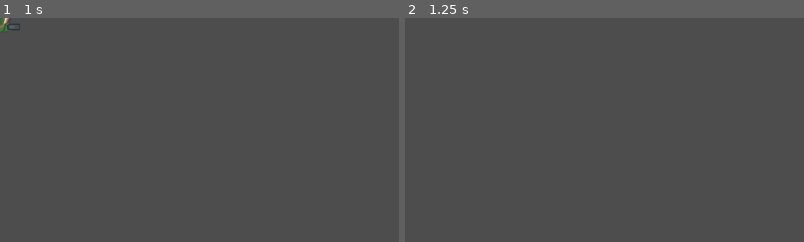
Above: before the commit, frames 1-2 (left to right).
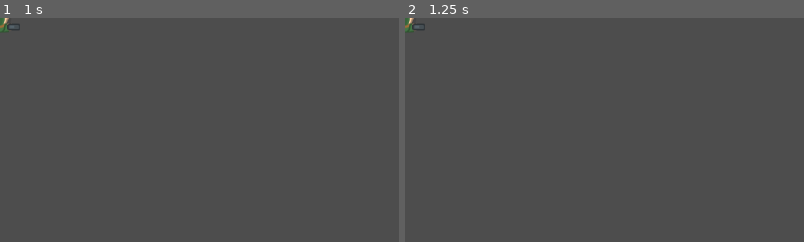
Above: after the commit, the same moments.

Repository: ZeromaXHe/MyGitRepository
Game: Godot game, scene res://scenes/actor.tscn
Two runs of this game, one before a commit and one after it. Both use one fixed random seed, a clock stepped at 60 frames per second and the inputs below. This scene is started directly instead of the project's main scene.
Inputs (mouse positions are % of the whole screen's width and height, from its top left):
- Up to frame 1 (1 s): tap Enter at 0.5 s; move the mouse to (72, 45) at 0.52 s; press the mouse at (72, 45) at 0.53 s; hold D (right) from 0.53 s (still down); tap 1 (weapon_1) at 0.8 s
- Up to frame 2 (1.25 s): keep holding D (right)
The pictures show only the part of the screen within x 0-50%, y 0-50%; the shares and areas given below are measured in that part.

Frame 1 is identical in both runs. In frame 2, 0.1% of the frame differs, in the area x 0-6%, y 0-7%.

Commit message:
refactor(GodotDemo): GodotProjects 俯视角射击游戏 - Actor 和 Weapon 继承和组成关系调整（玩家、AI、动画播放、镜头坐标等）

Diff:
--- a/GodotDemo/GodotProjects/scenes/actor.tscn
+++ b/GodotDemo/GodotProjects/scenes/actor.tscn
@@ -1,8 +1,7 @@
-[gd_scene load_steps=10 format=3 uid="uid://d1cvpkf5rhomg"]
+[gd_scene load_steps=9 format=3 uid="uid://d1cvpkf5rhomg"]
 
 [ext_resource type="Script" path="res://scripts/actor.gd" id="1_uderr"]
 [ext_resource type="Texture2D" uid="uid://c7wc44lmsxl26" path="res://assets/top_down_shooter/PNG/Soldier 1/soldier1_hold.png" id="2_c74jg"]
-[ext_resource type="PackedScene" uid="uid://dd70ves4up5d8" path="res://scenes/ai.tscn" id="3_qb8nq"]
 [ext_resource type="PackedScene" uid="uid://cohfrt8h7aasg" path="res://scenes/health.tscn" id="4_hikhf"]
 [ext_resource type="PackedScene" uid="uid://csey2ttus5i7" path="res://scenes/pistol.tscn" id="5_175d1"]
 [ext_resource type="Script" path="res://scripts/weapon_manager.gd" id="6_fcivx"]
@@ -22,13 +21,11 @@
 [node name="CollisionShape2D" type="CollisionShape2D" parent="."]
 shape = SubResource("CapsuleShape2D_mndd7")
 
-[node name="AI" parent="." instance=ExtResource("3_qb8nq")]
-
 [node name="Health" parent="." instance=ExtResource("4_hikhf")]
 
 [node name="Team" parent="." instance=ExtResource("6_huy6s")]
 
-[node name="RemoteTransform2D" type="RemoteTransform2D" parent="."]
+[node name="ActorUiRmtTxfm2D" type="RemoteTransform2D" parent="."]
 update_rotation = false
 update_scale = false
 
--- a/GodotDemo/GodotProjects/scenes/ally.tscn
+++ b/GodotDemo/GodotProjects/scenes/ally.tscn
@@ -1,13 +1,19 @@
-[gd_scene load_steps=3 format=3 uid="uid://x7hj3iuxjcjm"]
+[gd_scene load_steps=4 format=3 uid="uid://x7hj3iuxjcjm"]
 
 [ext_resource type="PackedScene" uid="uid://d1cvpkf5rhomg" path="res://scenes/actor.tscn" id="1_18lxb"]
 [ext_resource type="Texture2D" uid="uid://bke3jih5i35mr" path="res://assets/top_down_shooter/PNG/Woman Green/womanGreen_hold.png" id="2_u1smu"]
+[ext_resource type="PackedScene" uid="uid://dd70ves4up5d8" path="res://scenes/ai.tscn" id="3_uevcm"]
 
-[node name="Actor" instance=ExtResource("1_18lxb")]
+[node name="Ally" instance=ExtResource("1_18lxb")]
 
 [node name="BodyImg" parent="." index="0"]
 texture = ExtResource("2_u1smu")
 
+[node name="AI" parent="." index="3" instance=ExtResource("3_uevcm")]
+
 [node name="Team" parent="." index="4"]
 side = 1
 character = 2
+
+[connection signal="property_list_changed" from="WeaponManager/SubMachineGun" to="WeaponManager/SubMachineGun" method="_on_property_list_changed" flags=18]
+[connection signal="property_list_changed" from="WeaponManager/Pistol" to="WeaponManager/Pistol" method="_on_property_list_changed" flags=18]
--- a/GodotDemo/GodotProjects/scenes/enemy.tscn
+++ b/GodotDemo/GodotProjects/scenes/enemy.tscn
@@ -1,13 +1,16 @@
-[gd_scene load_steps=3 format=3 uid="uid://prnpx64ldh62"]
+[gd_scene load_steps=4 format=3 uid="uid://prnpx64ldh62"]
 
 [ext_resource type="PackedScene" uid="uid://d1cvpkf5rhomg" path="res://scenes/actor.tscn" id="1_a6xq1"]
 [ext_resource type="Texture2D" uid="uid://dyb4jamce3we7" path="res://assets/top_down_shooter/PNG/Survivor 1/survivor1_hold.png" id="2_v2r1y"]
+[ext_resource type="PackedScene" uid="uid://dd70ves4up5d8" path="res://scenes/ai.tscn" id="3_2byif"]
 
 [node name="Actor" instance=ExtResource("1_a6xq1")]
 
 [node name="BodyImg" parent="." index="0"]
 texture = ExtResource("2_v2r1y")
 
+[node name="AI" parent="." index="3" instance=ExtResource("3_2byif")]
+
 [node name="Team" parent="." index="4"]
 side = 2
 character = 3
--- a/GodotDemo/GodotProjects/scenes/pistol.tscn
+++ b/GodotDemo/GodotProjects/scenes/pistol.tscn
@@ -1,9 +1,81 @@
-[gd_scene load_steps=3 format=3 uid="uid://csey2ttus5i7"]
+[gd_scene load_steps=6 format=3 uid="uid://csey2ttus5i7"]
 
 [ext_resource type="PackedScene" uid="uid://x8xciy0vnhyb" path="res://scenes/weapon.tscn" id="1_1k88s"]
 [ext_resource type="Texture2D" uid="uid://b2u7bjyw886p7" path="res://assets/top_down_shooter/PNG/weapon_gun.png" id="2_ckjke"]
+
+[sub_resource type="Animation" id="Animation_l7xh5"]
+resource_name = "reload"
+tracks/0/type = "value"
+tracks/0/imported = false
+tracks/0/enabled = true
+tracks/0/path = NodePath("Gun:rotation")
+tracks/0/interp = 1
+tracks/0/loop_wrap = true
+tracks/0/keys = {
+"times": PackedFloat32Array(0, 0.5, 1),
+"transitions": PackedFloat32Array(1, 1, 1),
+"update": 0,
+"values": [0.0, -1.5708, 0.0]
+}
+tracks/1/type = "method"
+tracks/1/imported = false
+tracks/1/enabled = true
+tracks/1/path = NodePath(".")
+tracks/1/interp = 1
+tracks/1/loop_wrap = true
+tracks/1/keys = {
+"times": PackedFloat32Array(1),
+"transitions": PackedFloat32Array(1),
+"values": [{
+"args": [],
+"method": &"_end_reload"
+}]
+}
+
+[sub_resource type="Animation" id="Animation_1uvsr"]
+resource_name = "muzzle_flash"
+length = 0.1
+tracks/0/type = "value"
+tracks/0/imported = false
+tracks/0/enabled = true
+tracks/0/path = NodePath("MuzzleFlash:visible")
+tracks/0/interp = 1
+tracks/0/loop_wrap = true
+tracks/0/keys = {
+"times": PackedFloat32Array(0, 0.1),
+"transitions": PackedFloat32Array(1, 1),
+"update": 1,
+"values": [true, false]
+}
+tracks/1/type = "value"
+tracks/1/imported = false
+tracks/1/enabled = true
+tracks/1/path = NodePath("MuzzleFlash:scale")
+tracks/1/interp = 1
+tracks/1/loop_wrap = true
+tracks/1/keys = {
+"times": PackedFloat32Array(0, 0.1),
+"transitions": PackedFloat32Array(1, 1),
+"update": 0,
+"values": [Vector2(1, 1), Vector2(0.3, 1.2)]
+}
+
+[sub_resource type="AnimationLibrary" id="AnimationLibrary_kc0ws"]
+_data = {
+"muzzle_flash": SubResource("Animation_1uvsr"),
+"reload": SubResource("Animation_l7xh5")
+}
 
 [node name="Pistol" instance=ExtResource("1_1k88s")]
 
 [node name="Gun" parent="." index="0"]
 texture = ExtResource("2_ckjke")
+
+[node name="MuzzleFlash" parent="." index="3"]
+visible = true
+scale = Vector2(1, 1)
+
+[node name="AnimationPlayer" type="AnimationPlayer" parent="." index="4"]
+libraries = {
+"": SubResource("AnimationLibrary_kc0ws")
+}
--- a/GodotDemo/GodotProjects/scenes/player.tscn
+++ b/GodotDemo/GodotProjects/scenes/player.tscn
@@ -1,9 +1,13 @@
-[gd_scene load_steps=2 format=3 uid="uid://co0nv158p25vk"]
+[gd_scene load_steps=3 format=3 uid="uid://co0nv158p25vk"]
 
 [ext_resource type="PackedScene" uid="uid://d1cvpkf5rhomg" path="res://scenes/actor.tscn" id="1_68kxu"]
+[ext_resource type="Script" path="res://scripts/player.gd" id="2_pdway"]
 
-[node name="Actor" instance=ExtResource("1_68kxu")]
+[node name="Player" instance=ExtResource("1_68kxu")]
+script = ExtResource("2_pdway")
 
-[node name="Team" parent="." index="4"]
+[node name="Team" parent="." index="3"]
 side = 1
 character = 1
+
+[node name="CameraRmtTxfm2D" type="RemoteTransform2D" parent="." index="6"]
--- a/GodotDemo/GodotProjects/scenes/sub_machine_gun.tscn
+++ b/GodotDemo/GodotProjects/scenes/sub_machine_gun.tscn
@@ -1,7 +1,70 @@
-[gd_scene load_steps=3 format=3 uid="uid://c3f6foiqy7yel"]
+[gd_scene load_steps=6 format=3 uid="uid://c3f6foiqy7yel"]
 
 [ext_resource type="PackedScene" uid="uid://x8xciy0vnhyb" path="res://scenes/weapon.tscn" id="1_5qky3"]
 [ext_resource type="Texture2D" uid="uid://b84hemgghk2iv" path="res://assets/top_down_shooter/PNG/weapon_silencer.png" id="2_yr4ua"]
+
+[sub_resource type="Animation" id="Animation_bwqlb"]
+resource_name = "reload"
+tracks/0/type = "value"
+tracks/0/imported = false
+tracks/0/enabled = true
+tracks/0/path = NodePath("Gun:rotation")
+tracks/0/interp = 1
+tracks/0/loop_wrap = true
+tracks/0/keys = {
+"times": PackedFloat32Array(0, 0.5, 1),
+"transitions": PackedFloat32Array(1, 1, 1),
+"update": 0,
+"values": [0.0, -1.5708, 0.0]
+}
+tracks/1/type = "method"
+tracks/1/imported = false
+tracks/1/enabled = true
+tracks/1/path = NodePath(".")
+tracks/1/interp = 1
+tracks/1/loop_wrap = true
+tracks/1/keys = {
+"times": PackedFloat32Array(1),
+"transitions": PackedFloat32Array(1),
+"values": [{
+"args": [],
+"method": &"_end_reload"
+}]
+}
+
+[sub_resource type="Animation" id="Animation_j44oc"]
+resource_name = "muzzle_flash"
+length = 0.1
+tracks/0/type = "value"
+tracks/0/imported = false
+tracks/0/enabled = true
+tracks/0/path = NodePath("MuzzleFlash:scale")
+tracks/0/interp = 1
+tracks/0/loop_wrap = true
+tracks/0/keys = {
+"times": PackedFloat32Array(0, 0.1),
+"transitions": PackedFloat32Array(1, 1),
+"update": 0,
+"values": [Vector2(1, 1), Vector2(0.3, 1.2)]
+}
+tracks/1/type = "value"
+tracks/1/imported = false
+tracks/1/enabled = true
+tracks/1/path = NodePath("MuzzleFlash:visible")
+tracks/1/interp = 1
+tracks/1/loop_wrap = true
+tracks/1/keys = {
+"times": PackedFloat32Array(0, 0.1),
+"transitions": PackedFloat32Array(1, 1),
+"update": 1,
+"values": [true, false]
+}
+
+[sub_resource type="AnimationLibrary" id="AnimationLibrary_0ck0v"]
+_data = {
+"muzzle_flash": SubResource("Animation_j44oc"),
+"reload": SubResource("Animation_bwqlb")
+}
 
 [node name="SubMachineGun" instance=ExtResource("1_5qky3")]
 max_ammo = 30
@@ -18,6 +81,9 @@
 wait_time = 0.1
 
 [node name="MuzzleFlash" parent="." index="3"]
-visible = true
 position = Vector2(33, 0)
-scale = Vector2(1, 1)
+
+[node name="AnimationPlayer" type="AnimationPlayer" parent="." index="4"]
+libraries = {
+"": SubResource("AnimationLibrary_0ck0v")
+}
--- a/GodotDemo/GodotProjects/scenes/weapon.tscn
+++ b/GodotDemo/GodotProjects/scenes/weapon.tscn
@@ -1,121 +1,8 @@
-[gd_scene load_steps=7 format=3 uid="uid://x8xciy0vnhyb"]
+[gd_scene load_steps=4 format=3 uid="uid://x8xciy0vnhyb"]
 
 [ext_resource type="Script" path="res://scripts/weapon.gd" id="1_o20hf"]
 [ext_resource type="PackedScene" uid="uid://tv6rsn0qgay" path="res://scenes/bullet.tscn" id="2_3lt3n"]
 [ext_resource type="Texture2D" uid="uid://b0g5qxc2y4ajr" path="res://assets/top_down_tank_redux/PNG/Default size/shotLarge.png" id="4_bmw0x"]
-
-[sub_resource type="Animation" id="Animation_u5e25"]
-resource_name = "muzzle_flash"
-length = 0.1
-tracks/0/type = "value"
-tracks/0/imported = false
-tracks/0/enabled = true
-tracks/0/path = NodePath("SubMachineGun/MuzzleFlash:visible")
-tracks/0/interp = 1
-tracks/0/loop_wrap = true
-tracks/0/keys = {
-"times": PackedFloat32Array(0, 0.1),
-"transitions": PackedFloat32Array(1, 1),
-"update": 1,
-"values": [true, false]
-}
-tracks/1/type = "value"
-tracks/1/imported = false
-tracks/1/enabled = true
-tracks/1/path = NodePath("SubMachineGun/MuzzleFlash:scale")
-tracks/1/interp = 1
-tracks/1/loop_wrap = true
-tracks/1/keys = {
-"times": PackedFloat32Array(0, 0.1),
-"transitions": PackedFloat32Array(1, 1),
-"update": 0,
-"values": [Vector2(1, 1), Vector2(0.3, 1.2)]
-}
-tracks/2/type = "value"
-tracks/2/imported = false
-tracks/2/enabled = true
-tracks/2/path = NodePath("Pistol/MuzzleFlash:visible")
-tracks/2/interp = 1
-tracks/2/loop_wrap = true
-tracks/2/keys = {
-"times": PackedFloat32Array(0, 0.1),
-"transitions": PackedFloat32Array(1, 1),
-"update": 1,
-"values": [true, false]
-}
-tracks/3/type = "value"
-tracks/3/imported = false
-tracks/3/enabled = true
-tracks/3/path = NodePath("Pistol/MuzzleFlash:scale")
-tracks/3/interp = 1
-tracks/3/loop_wrap = true
-tracks/3/keys = {
-"times": PackedFloat32Array(0, 0.1),
-"transitions": PackedFloat32Array(1, 1),
-"update": 0,
-"values": [Vector2(1, 1), Vector2(0.3, 1.2)]
-}
-
-[sub_resource type="Animation" id="Animation_u3mgl"]
-resource_name = "reload"
-tracks/0/type = "value"
-tracks/0/imported = false
-tracks/0/enabled = true
-tracks/0/path = NodePath("SubMachineGun/Gun:rotation")
-tracks/0/interp = 1
-tracks/0/loop_wrap = true
-tracks/0/keys = {
-"times": PackedFloat32Array(0, 0.5, 1),
-"transitions": PackedFloat32Array(1, 1, 1),
-"update": 0,
-"values": [0.0, -1.5708, 0.0]
-}
-tracks/1/type = "method"
-tracks/1/imported = false
-tracks/1/enabled = true
-tracks/1/path = NodePath("SubMachineGun")
-tracks/1/interp = 1
-tracks/1/loop_wrap = true
-tracks/1/keys = {
-"times": PackedFloat32Array(1),
-"transitions": PackedFloat32Array(1),
-"values": [{
-"args": [],
-"method": &"_end_reload"
-}]
-}
-tracks/2/type = "value"
-tracks/2/imported = false
-tracks/2/enabled = true
-tracks/2/path = NodePath("Pistol/Gun:rotation")
-tracks/2/interp = 1
-tracks/2/loop_wrap = true
-tracks/2/keys = {
-"times": PackedFloat32Array(0, 0.5, 1),
-"transitions": PackedFloat32Array(1, 1, 1),
-"update": 0,
-"values": [0.0, -1.5708, 0.0]
-}
-tracks/3/type = "method"
-tracks/3/imported = false
-tracks/3/enabled = true
-tracks/3/path = NodePath("Pistol")
-tracks/3/interp = 1
-tracks/3/loop_wrap = true
-tracks/3/keys = {
-"times": PackedFloat32Array(1),
-"transitions": PackedFloat32Array(1),
-"values": [{
-"args": [],
-"method": &"_end_reload"
-}]
-}
-
-[sub_resource type="AnimationLibrary" id="AnimationLibrary_0i6aj"]
-_data = {
-"muzzle_flash": SubResource("Animation_u5e25"),
-"reload": SubResource("Animation_u3mgl")
-}
 
 [node name="Weapon" type="Node2D"]
 script = ExtResource("1_o20hf")
@@ -137,9 +24,3 @@
 rotation = -1.57079
 scale = Vector2(0.3, 1.2)
 texture = ExtResource("4_bmw0x")
-
-[node name="AnimationPlayer" type="AnimationPlayer" parent="."]
-root_node = NodePath("../..")
-libraries = {
-"": SubResource("AnimationLibrary_0i6aj")
-}
--- a/GodotDemo/GodotProjects/scripts/actor.gd
+++ b/GodotDemo/GodotProjects/scripts/actor.gd
@@ -8,48 +8,17 @@
 @onready var ai: AI = $AI
 @onready var weapon_manager: WeaponManager = $WeaponManager
 @onready var team: Team = $Team
-@onready var remote_transform: RemoteTransform2D = $RemoteTransform2D
+@onready var actor_ui_rmt_txfm: RemoteTransform2D = $ActorUiRmtTxfm2D
 @onready var body_img: Sprite2D = $BodyImg
 
 var name_label_node2d: Node2D = null
 
 
 func _ready():
-	ai.initialize(self)
+	# 玩家是没有 ai 的
+	if ai != null:
+		ai.initialize(self)
 	weapon_manager.initialize(self)
-
-
-
-func _physics_process(delta: float) -> void:
-	if not is_player():
-		return
-	# Player 控制逻辑
-	get_input()
-	move_and_slide()
-
-
-func get_input():
-	look_at(get_global_mouse_position())
-	velocity = Input.get_vector("left", "right", "up", "down") * speed
-
-	if not weapon_manager.current_weapon.semi_auto and Input.is_action_pressed("shoot"):
-		# 全自动射击
-		weapon_manager.shoot()
-
-
-func _unhandled_input(event: InputEvent) -> void:
-	if not is_player():
-		return
-
-	if event.is_action_released("shoot") and weapon_manager.current_weapon.semi_auto:
-		# 半自动射击
-		weapon_manager.shoot()
-	elif event.is_action_released("reload"):
-		weapon_manager.reload()
-	elif event.is_action_released("weapon_1"):
-		weapon_manager.switch_weapon(0)
-	elif event.is_action_released("weapon_2"):
-		weapon_manager.switch_weapon(1)
 
 
 func is_player() -> bool:
@@ -64,17 +33,13 @@
 	set_ai_advance_to(target_base)
 
 
-func set_camera_transform(camera_path: NodePath):
-	remote_transform.remote_path = camera_path
-
-
 func set_name_label_node2d(name_label_node2d: Node2D):
 	self.name_label_node2d = name_label_node2d
-	self.remote_transform.remote_path = name_label_node2d.get_path()
+	self.actor_ui_rmt_txfm.remote_path = name_label_node2d.get_path()
 
 
 func set_ai_advance_to(target_base: CapturableBase):
-	if target_base != null:
+	if target_base != null and ai != null:
 		ai.advance_to(target_base)
 
 
--- a/GodotDemo/GodotProjects/scripts/ai.gd
+++ b/GodotDemo/GodotProjects/scripts/ai.gd
@@ -33,8 +33,6 @@
 
 
 func _physics_process(_delta):
-	if actor.is_player():
-		return
 	# ai 的物理循环逻辑
 	match state:
 		State.PATROL:
@@ -75,8 +73,6 @@
 
 
 func advance_to(target_base: CapturableBase):
-	if actor.is_player():
-		return
 	next_base_position = target_base.global_position
 	set_state(State.ADVANCE)
 
@@ -98,16 +94,12 @@
 
 
 func _on_detection_zone_body_entered(body: Node):
-	if actor.is_player():
-		return
 	if body.has_method("get_team_side") and body.get_team_side() != actor.team.side:
 		set_state(State.ENGAGE)
 		target = body
 
 
 func _on_detection_zone_body_exited(body):
-	if actor.is_player():
-		return
 	if target and body == target:
 		set_state(State.ADVANCE)
 		target = null
--- a/GodotDemo/GodotProjects/scripts/gui.gd
+++ b/GodotDemo/GodotProjects/scripts/gui.gd
@@ -8,7 +8,7 @@
 @onready var max_ammo: Label = $Rows/BottomRow/MaxAmmo
 
 var max_ammo_value: int
-var player: Actor = null
+var player: Player = null
 
 func _ready() -> void:
 	# 清空 KillInfo 的内容
@@ -17,7 +17,7 @@
 	hp_bar.value = 100
 
 
-func set_player(player: Actor):
+func set_player(player: Player):
 	self.player = player
 
 	set_new_health_value(player.health.hp)
--- a/GodotDemo/GodotProjects/scripts/main.gd
+++ b/GodotDemo/GodotProjects/scripts/main.gd
@@ -31,7 +31,7 @@
 	enemy_ai.initialize(bases, enemy_respawns.get_children())
 
 
-func handle_player_inited(player_instance: Actor):
+func handle_player_inited(player_instance: Player):
 	player_instance.set_camera_transform(camera.get_path())
 	gui.set_player(player_instance)
 
--- a/GodotDemo/GodotProjects/scripts/map_ai.gd
+++ b/GodotDemo/GodotProjects/scripts/map_ai.gd
@@ -3,7 +3,7 @@
 
 
 signal unit_spawned(actor: Actor)
-signal player_inited(player: Actor)
+signal player_inited(player: Player)
 
 enum BaseCaptureStartOrder {
 	FIRST,
@@ -53,7 +53,7 @@
 
 
 func init_player():
-	var player_instance: Actor = player.instantiate()
+	var player_instance: Player = player.instantiate()
 	player_instance.name = "Player"
 	actor_map[player_instance] = respawn_idx
 	respawn_unit(player_instance)
--- /dev/null
+++ b/GodotDemo/GodotProjects/scripts/player.gd
@@ -0,0 +1,36 @@
+extends Actor
+class_name Player
+
+
+@onready var camera_rmt_txfm: RemoteTransform2D = $CameraRmtTxfm2D
+
+
+func _physics_process(delta: float) -> void:
+	# Player 控制逻辑
+	get_input()
+	move_and_slide()
+
+
+func get_input():
+	look_at(get_global_mouse_position())
+	velocity = Input.get_vector("left", "right", "up", "down") * speed
+
+	if not weapon_manager.current_weapon.semi_auto and Input.is_action_pressed("shoot"):
+		# 全自动射击
+		weapon_manager.shoot()
+
+
+func _unhandled_input(event: InputEvent) -> void:
+	if event.is_action_released("shoot") and weapon_manager.current_weapon.semi_auto:
+		# 半自动射击
+		weapon_manager.shoot()
+	elif event.is_action_released("reload"):
+		weapon_manager.reload()
+	elif event.is_action_released("weapon_1"):
+		weapon_manager.switch_weapon(0)
+	elif event.is_action_released("weapon_2"):
+		weapon_manager.switch_weapon(1)
+
+
+func set_camera_transform(camera_path: NodePath):
+	camera_rmt_txfm.remote_path = camera_path
--- a/GodotDemo/GodotProjects/scripts/weapon.gd
+++ b/GodotDemo/GodotProjects/scripts/weapon.gd
@@ -1,3 +1,4 @@
+@tool
 extends Node2D
 class_name Weapon
 
@@ -17,10 +18,24 @@
 	set = set_current_ammo
 
 
+func _get_configuration_warnings() -> PackedStringArray:
+	# 在代码开头加上 @tool 才可以生效
+	var result: PackedStringArray = []
+	if animation_player == null:
+		result.append("Weapon 实现类下必须拥有一个名为 AnimationPlayer 的动画播放器节点")
+	else:
+		if not animation_player.has_animation("reload"):
+			result.append("AnimationPlayer 必须具有 reload 动画")
+		if not animation_player.has_animation("muzzle_flash"):
+			result.append("AnimationPlayer 必须具有 muzzle_falsh 动画")
+	return result
+
+
 func _ready() -> void:
-	muzzle_flash.hide()
-	# 不加的话赋值不正确，不知道什么原因
-	current_ammo = max_ammo
+	if not Engine.is_editor_hint():
+		muzzle_flash.hide()
+		# 不加的话赋值不正确，不知道什么原因
+		current_ammo = max_ammo
 
 
 func start_reload():
--- a/GodotDemo/GodotProjects/tests/navigation/tilemap_navigation_test.tscn
+++ b/GodotDemo/GodotProjects/tests/navigation/tilemap_navigation_test.tscn
@@ -234,10 +234,10 @@
 polygons = Array[PackedInt32Array]([PackedInt32Array(0, 1, 2, 3, 4), PackedInt32Array(3, 5, 6, 7, 4), PackedInt32Array(0, 4, 8, 9)])
 outlines = Array[PackedVector2Array]([PackedVector2Array(-18, -32, -17.5, -16, -32, -16, -32, 17, -15.5, 17, -15.5, 32, 32, 32, 32, -17, 15.5, -17, 16, -32)])
 
-[sub_resource type="NavigationPolygon" id="NavigationPolygon_a20s3"]
-vertices = PackedVector2Array(17, 32, -16.5, 32, -15.5, 17, 16, 16, -32, 16.5, -32, -17, -17, -16.5, -17, -32, 32, -32, 32, 15.5)
-polygons = Array[PackedInt32Array]([PackedInt32Array(0, 1, 2, 3), PackedInt32Array(2, 4, 5, 6, 3), PackedInt32Array(6, 7, 8, 9, 3)])
-outlines = Array[PackedVector2Array]([PackedVector2Array(-17, -32, -17, -16.5, -32, -17, -32, 16.5, -15.5, 17, -16.5, 32, 17, 32, 16, 16, 32, 15.5, 32, -32)])
+[sub_resource type="NavigationPolygon" id="NavigationPolygon_s06jb"]
+vertices = PackedVector2Array(-17.5, 16, -32, 16.5, -32, -16.5, -17.5, -17, -17, -32, 32, -32, 32, 16.5, 17, 17, 15.5, 32, -17, 32)
+polygons = Array[PackedInt32Array]([PackedInt32Array(0, 1, 2, 3), PackedInt32Array(3, 4, 5, 6, 7, 0), PackedInt32Array(0, 7, 8, 9)])
+outlines = Array[PackedVector2Array]([PackedVector2Array(-17, -32, -17.5, -17, -32, -16.5, -32, 16.5, -17.5, 16, -17, 32, 15.5, 32, 17, 17, 32, 16.5, 32, -32)])
 
 [sub_resource type="TileSetAtlasSource" id="TileSetAtlasSource_43dk3"]
 texture = ExtResource("1_krhho")
@@ -532,7 +532,7 @@
 9:9/0/terrains_peering_bit/left_side = 0
 9:9/0/terrains_peering_bit/top_side = 0
 9:9/0/terrains_peering_bit/top_right_corner = 0
-9:9/0/navigation_layer_0/polygon = SubResource("NavigationPolygon_a20s3")
+9:9/0/navigation_layer_0/polygon = SubResource("NavigationPolygon_s06jb")
 10:9/0 = 0
 10:9/0/terrain_set = 0
 10:9/0/terrain = 0
